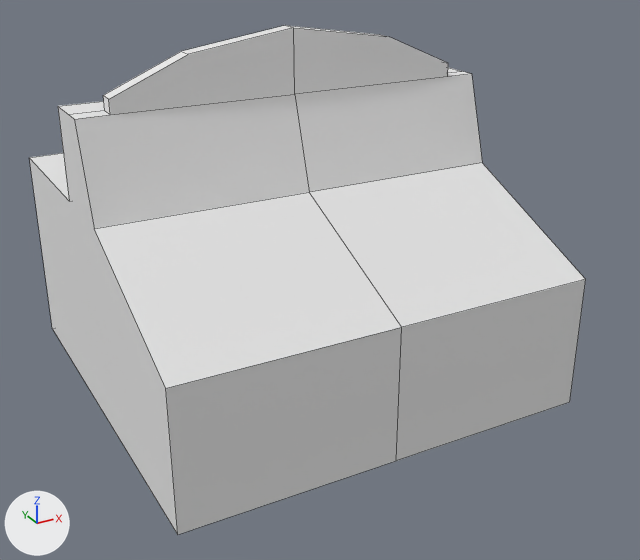
Two versions of the Blender file Assets/3DArt/Models/TacoBell.blend, one commit apart.
One viewpoint serves both versions: a 50 mm camera at (-9.19, -18.29, 11.32) aimed at (0.25, -1.12, 2.74). Lighting does not change. The marker at lower left points along +X, +Y and +Z. Mesh edges are drawn as thin lines.
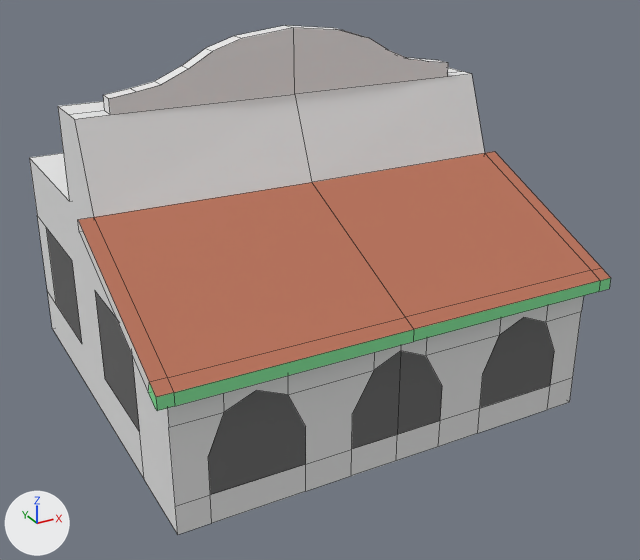
Commit message: taco bell model

Patch to the scene script:
```diff
--- a/Assets/3DArt/Models/TacoBell.blend.py
+++ b/Assets/3DArt/Models/TacoBell.blend.py
@@ mat_window @@
+mat_window = diffuse_material('Window')
+mat_window.base_color = (0.161, 0.161, 0.161)  # grey #707070
@@ mat_banner @@
+mat_banner = diffuse_material('Banner')
+mat_banner.base_color = (0.249, 0.8, 0.345)  # green #89e79f
@@ mat_awning @@
+mat_awning = diffuse_material('Awning')
+mat_awning.base_color = (0.512, 0.191, 0.123)  # orange #be7962
@@ mat_door @@
+mat_door = diffuse_material('Door')
+mat_door.base_color = (0.213, 0.228, 0.8)  # blue #7f83e7
@@ me_cube @@
 # used by ob_cube; location = (0.0, 0.0, 0.0)
-me_cube.from_pydata(...)  # 26 vertices, 16 faces; spans x 0.0..5.0, y -5.0..5.0, z 0.0..8.57
+me_cube.from_pydata(...)  # 140 vertices, 94 faces; spans x -5.32..5.32, y -5.43..5.0, z 0.0..8.57
+# me_cube part 1
+# 4 vertices are removed from x 0.0..5.0, y -1.07..0.02, z 4.97..8.19
+# 10 faces are deleted
+# 2 vertices move from x 4.25, y -0.39..0.02, z 7.44 to x 4.25, y -0.39..0.02, z 7.45
+# 80 vertices are added at x -5.32..5.0, y -5.43..5.0, z 0.0..8.43
+# 14 new vertices lie (0.32, 0.0, 0.0) away from vertices in x -5.32..5.0, y -5.43..-1.13, z 3.11..5.25
+# 13 new vertices lie (0.0, 0.41, 0.0) away from vertices in x -5.0..3.67, y -0.39, z 7.11..8.43
+# 6 new vertices lie (0.0, 0.0, 0.83) away from vertices in x -3.92..3.92, y -5.0, z 2.41
+# 5 new vertices lie (0.0, 0.0, 0.68) away from vertices in x -5.0..5.0, y -5.0, z 0.0
+# 59 new faces join them, mat_material (white #e7e7e7)
+# 8 new faces join them, mat_awning (orange #be7962)
+# 14 new faces join them, mat_banner (green #89e79f)
+# 6 new faces join them, mat_window (grey #707070)
+# 1 new face joins them, mat_door (blue #7f83e7)
 me_cube.materials.append(mat_material)
+me_cube.materials.append(mat_window)  # grey #707070
+me_cube.materials.append(mat_awning)  # orange #be7962
+me_cube.materials.append(mat_banner)  # green #89e79f
+me_cube.materials.append(mat_door)  # blue #7f83e7
@@ ob_cube @@
 ob_cube.location = (0.0, 0.0, 0.0)
-_m = ob_cube.modifiers.new('Mirror', 'MIRROR')
```

Changed parts and their boxes [x1, y1, x2, y2] in the pictures (640 x 560 px):
'Cube', reshaped, modifiers changed
    before: [29, 25, 586, 535]
    after: [29, 25, 611, 535]
